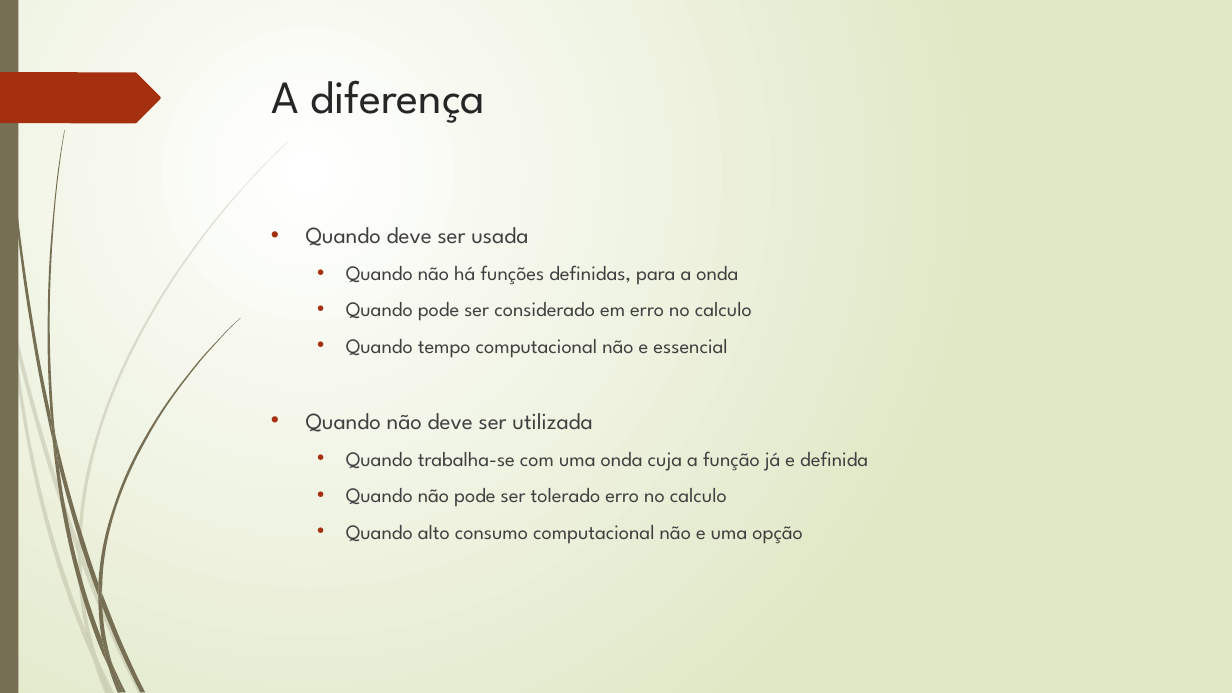
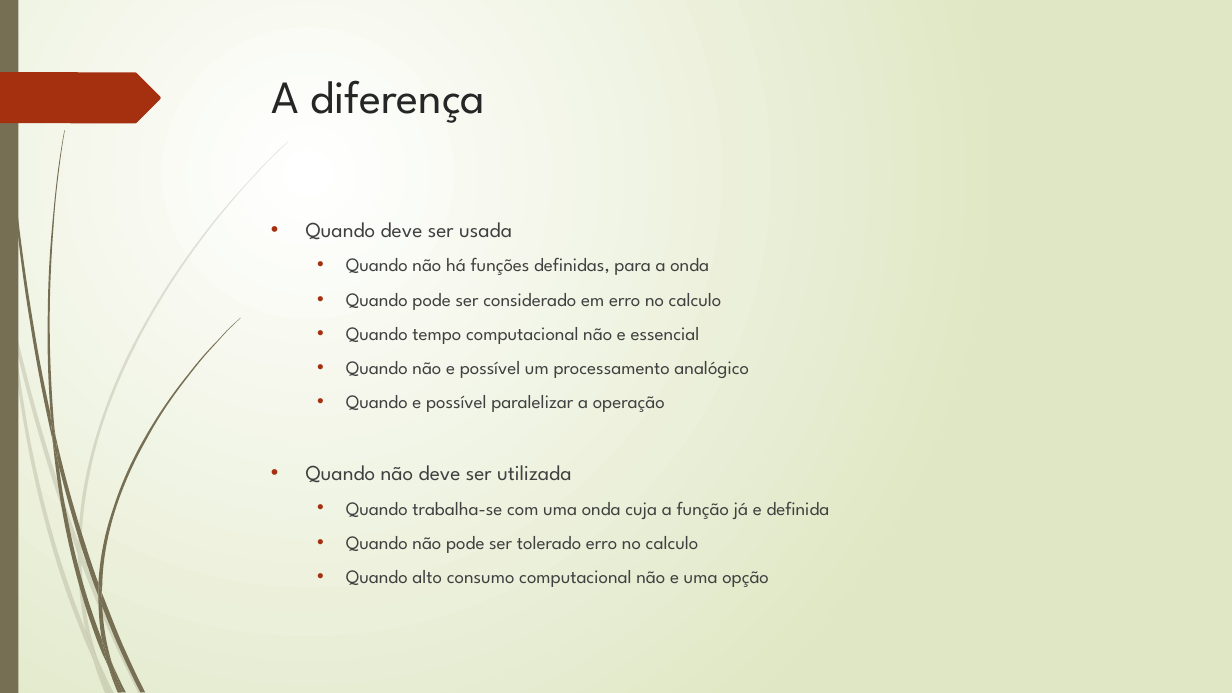
Before and after one commit to sandoval/mag1, a slide deck: slide 2 of Apresentaçao/Vitor/Integral Computacional.pptx. Drawn at 1232x693 pixels with LibreOffice and Linux fonts; fonts in the diff are those of the drawing. Boxes give left, top, right and bottom in pixels: in the first picture for what was removed or moved away, otherwise in the second. Text is boxed around its words. In the diff, an @@ line names an element or a change of style, - is before the commit and + after.

```diff
--- a/Apresentaçao/Vitor/Integral Computacional.pptx
+++ b/Apresentaçao/Vitor/Integral Computacional.pptx
@@ text at (x1=306, y1=222, x2=830, y2=587): size 18 to 16.6 pt in "Quando deve ser usada", "Quando não deve ser utilizada"; size 16 to 14.8 pt in "Quando não há funções definidas, para a ...", "Quando pode ser considerado em erro no ...", "Quando tempo computacional não e essencial", "Quando trabalha-se com uma onda cuja a ..." and 2 more places @@
@@ text at (x1=346, y1=361, x2=749, y2=412): paragraphs added @@
+  • Quando não e possível um processamento analógico
+  • Quando e possível paralelizar a operação
```
Also in this commit, not shown: 3 other slides changed, 5 slides removed.
